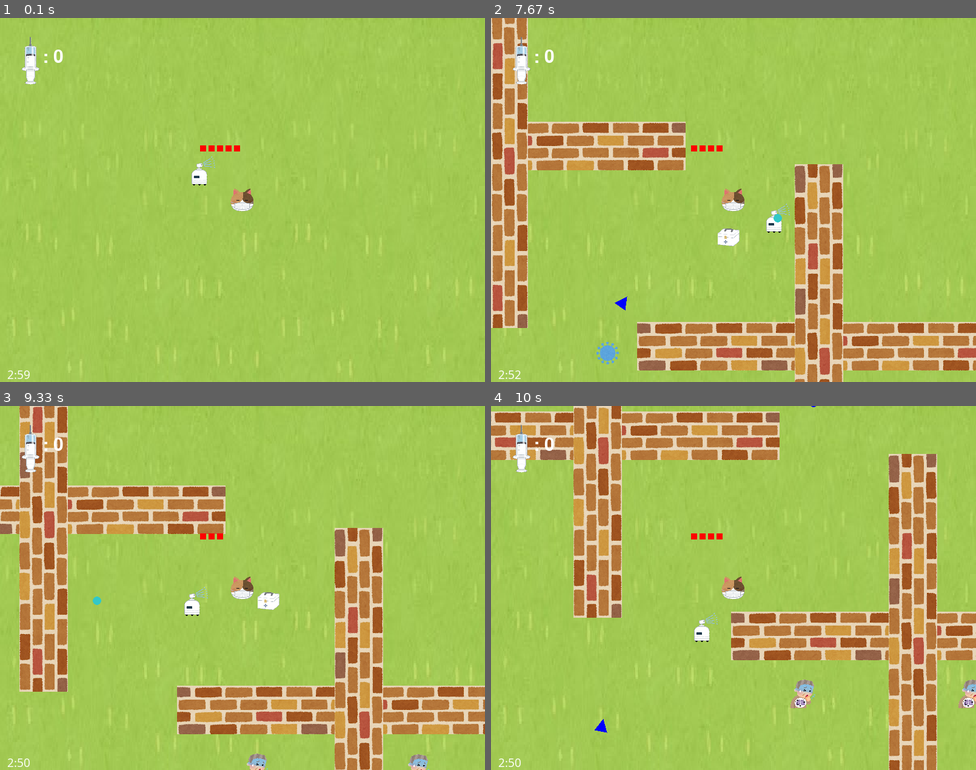
Above: before the commit, frames 1-4 (two rows, left to right).
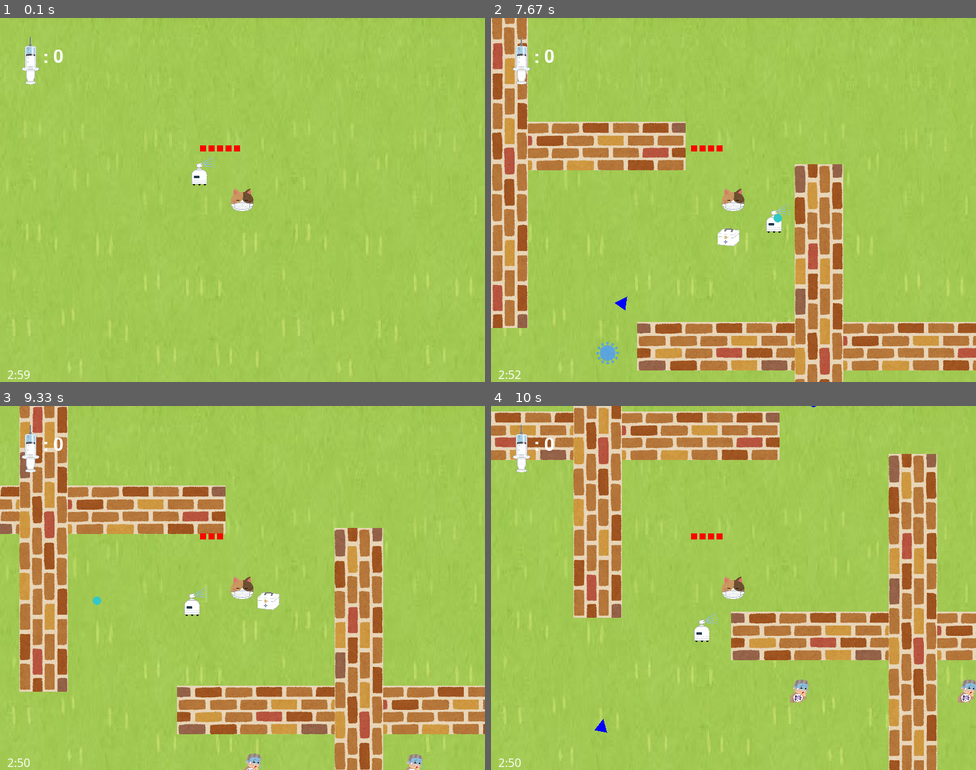
Above: after the commit, the same moments.

Repository: leo271828/PyGame_7-1_VaccineGame
Game: pygame game, started from main.py
Same seed, same stepped clock (60 frames per second), same inputs: the game is played once before the commit and once after it.
Inputs (mouse positions are in pixels of both pictures, inside the frame that each line leads up to):
- Up to frame 1 (0.1 s): no input
- Up to frame 2 (7.67 s): click (733, 200) at 0.38 s; hold D 0.67-1.13 s; click (888, 189) at 0.75 s; hold W 1.17-1.47 s; click (617, 203) at 1.25 s; hold D 1.5-1.97 s; click (583, 145) at 1.58 s; hold A 2-2.53 s; click (806, 72) at 2.08 s; hold S 2.57-2.87 s; click (791, 232) at 2.65 s; hold A 2.9-3.3 s; click (743, 76) at 2.98 s; hold W 3.33-3.7 s; click (558, 189) at 3.42 s; hold D 3.73-4.37 s; click (738, 236) at 3.82 s; hold S 4.4-4.77 s; click (718, 138) at 4.48 s; hold A 4.8-5.27 s; click (859, 258) at 4.88 s; hold D 5.3-5.77 s; click (655, 79) at 5.38 s; hold W 5.8-6.1 s; click (859, 167) at 5.88 s; hold D 6.13-6.6 s; click (549, 119) at 6.22 s; hold A 6.63-7.17 s; click (908, 170) at 6.72 s; hold S 7.2-7.5 s; click (835, 134) at 7.28 s; hold A from 7.53 s (still down); click (903, 272) at 7.62 s
- Up to frame 3 (9.33 s): release A at 7.93 s; hold W 7.97-8.33 s; click (97, 464) at 8.05 s; hold D 8.37-9 s; click (261, 573) at 8.45 s; hold S from 9.03 s (still down); click (106, 628) at 9.12 s
- Up to frame 4 (10 s): release S at 9.4 s; hold A 9.43-9.9 s; click (626, 522) at 9.52 s; hold D from 9.93 s (still down); move the mouse to (660, 693) at 9.97 s

Frames 1-2 are identical in both runs. In frame 3, 0.3% of the frame differs, in the area x 50-89%, y 95-100%; in frame 4, 0.5%, in the area x 61-100%, y 75-83%.

Commit message:
Update monster.py

Diff:
--- a/monster.py
+++ b/monster.py
@@ -8,13 +8,13 @@
 from player import Gun, SniperGun
 from bullet import SniperBullet
 
-#匯入圖片
+# 匯入圖片
 Virus_blue = pygame.image.load(os.path.join("images", "virus_blue.png"))
 Sick_person = pygame.image.load(os.path.join("images", "sick_person.png"))
 
-
-z_capped = lambda x:20 + x*2
-s_capped = lambda x:15 + x*2
+z_capped = lambda x: 20 + x * 2
+s_capped = lambda x: 15 + x * 2
+
 
 class MonsterManager(Manager):
     def __init__(self, master):
@@ -29,7 +29,7 @@
     def update(self):
         if pygame.time.get_ticks() - self.last_time > 1000:
             self.update_live()
-            super().update(self.zombies+self.snipers)
+            super().update(self.zombies + self.snipers)
             self.last_time = pygame.time.get_ticks()
         elif len(self.zombies) < z_capped(self.player.level):
             self.zombies.append(Zombie(self))
@@ -49,7 +49,7 @@
         return None
 
     def update_live(self):
-        super().update_live(self.zombies+self.snipers)
+        super().update_live(self.zombies + self.snipers)
 
     def repaint(self, screen, position):
         for i in self.live + self.bullet:
@@ -58,6 +58,7 @@
 
 class Monster(GameObject):
     '''怪物的父類別'''
+
     def __init__(self, master, position=None, color=None):
         super().__init__(master)
         self.player = master.player
@@ -65,23 +66,22 @@
         self.speed = 1
         self.angle = 0
         self.color = [0, 0, 255]
-        self.score = 5
         self.r = 30
         self.live = True
         self.blood = 1.0
         self.power = 1.0
         self.range = lambda: 600 + self.player.level * 50 > self.distance(self)
-        #圖片
-        self.blue  = pygame.transform.scale(Virus_blue, (40, 40))
-        self.person  = pygame.transform.scale(Sick_person, (50, 50))
+        # 圖片
+        self.blue = pygame.transform.scale(Virus_blue, (40, 40))
+        self.person = pygame.transform.scale(Sick_person, (40, 40))
         self.image = self.person
 
         if position:
             self.x, self.y = position
         else:
             w, h = self.setting[4]
-            self.x = random.randint(-w+1000, w-1000)
-            self.y = random.randint(-h+1000, h-1000)
+            self.x = random.randint(-w + 1000, w - 1000)
+            self.y = random.randint(-h + 1000, h - 1000)
         if self.field.touch(self, True):
             self.live = False
             self.color = [255, 255, 0]
@@ -99,29 +99,28 @@
             self.y -= step * math.sin(angle)
 
     def near(self, position, step):
-        x, y = self.x-position[0], self.y-position[1]
+        x, y = self.x - position[0], self.y - position[1]
         distance = (x ** 2 + y ** 2) ** 0.5
-        self.v[0] -= x/distance * step
-        self.v[1] -= y/distance * step
+        self.v[0] -= x / distance * step
+        self.v[1] -= y / distance * step
 
     def touch(self, person):
         if person is self:
             return None
         d = self.distance(person)
-        result = self if d < self.r+person.r else None
+        result = self if d < self.r + person.r else None
         if person in self.player.bullet and result:
             self.hit(person.power)
             self.near((person.x, person.y), -20)
         return result
 
     def distance(self, person):
-        return ((person.x - self.x)**2 + (person.y - self.y)**2) ** 0.5
+        return ((person.x - self.x) ** 2 + (person.y - self.y) ** 2) ** 0.5
 
     def hit(self, power):
         self.blood -= power
-        if self.blood  <= 0:
+        if self.blood <= 0:
             self.live = False
-            self.player.addPoint(self.score)
 
 
 class Zombie(Monster):
@@ -129,21 +128,25 @@
         super().__init__(master)
         self.speed = 0.75
         self.monster_key = 2
-    def repaint(self,screen,position):
+
+    # 更換圖片
+    def repaint(self, screen, position):
         super().repaint(screen, position)
         self.image = self.person
 
     def update(self):
         if self.range():
             self.near((self.player.x, self.player.y), self.speed)
-        super().update(lambda :self.field.touch(self) or self.master.touch(self, False))
+        super().update(lambda: self.field.touch(self) or self.master.touch(self, False))
         if not self.live:
             self.kill()
 
     def hit(self, power):
+        # 判斷子彈跟怪物是否一樣
         self.key = self.player.get()
         if self.key == self.monster_key:
             super().hit(power)
+
     def kill(self):
         self.master.zombies.remove(self)
         self.master.update_live()
@@ -153,43 +156,45 @@
     def __init__(self, master):
         super().__init__(master)
         self.speed = 1.5
-        self.gun = SniperGun(self) # 改成 SniperGun
+        self.gun = SniperGun(self)  # 改成 SniperGun
         self.angle = 0
         self.shuting = True
         self.gun.shuting = True
         self.monster_key = 1
 
-
     def repaint(self, screen, position):
         super().repaint(screen, position)
         self.gun.repaint(screen, position)
+        # 更換圖片
         self.image = self.blue
 
     def update(self):
         x, y = self.x - self.player.x, self.y - self.player.y
-        self.angle = math.atan(y/x)
+        self.angle = math.atan(y / x)
         if x > 0:
             self.angle += math.pi
             pass
-        d = (x**2 + y**2) ** 0.5
+        d = (x ** 2 + y ** 2) ** 0.5
         if self.range():
             if d > 600:
                 self.near((self.player.x, self.player.y), self.speed)
-            elif pygame.time.get_ticks()-self.last_time > 1300:
+            elif pygame.time.get_ticks() - self.last_time > 1300:
                 self.master.bullet.append(SniperBullet(self, 20))
                 self.master.update_live()
                 self.last_time = pygame.time.get_ticks()
             elif d < 400:
                 self.near((self.player.x, self.player.y), -self.speed)
-            super().update(lambda :self.field.touch(self) or self.master.touch(self, False))
+            super().update(lambda: self.field.touch(self) or self.master.touch(self, False))
             self.gun.update()
-        if not self.live :
+        if not self.live:
             self.kill()
 
     def hit(self, power):
+        # 判斷子彈跟怪物是否一樣
         self.key = self.player.get()
         if self.key == self.monster_key:
-            self.player.addvaccine(random.randint(1,3))
+            # 亂數增加疫苗
+            self.player.addvaccine(random.randint(1, 6))
             super().hit(power)
 
     def kill(self):
